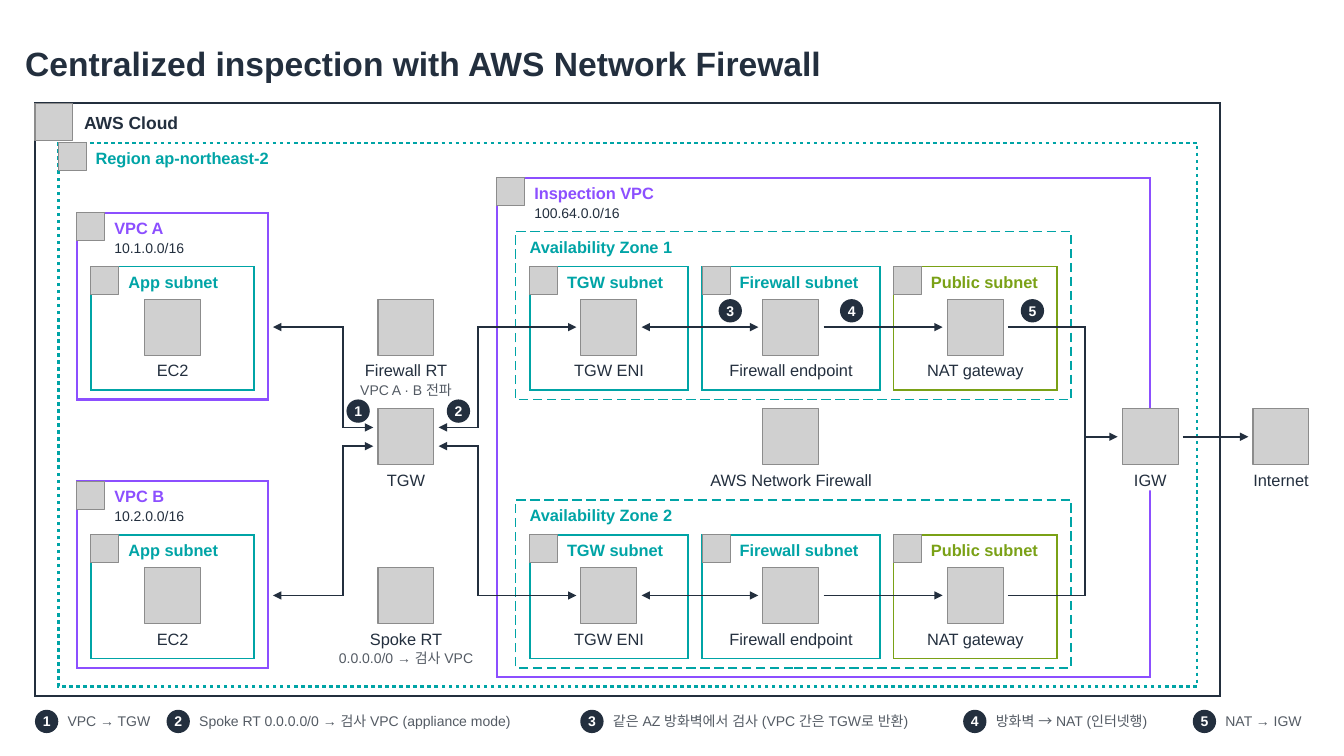
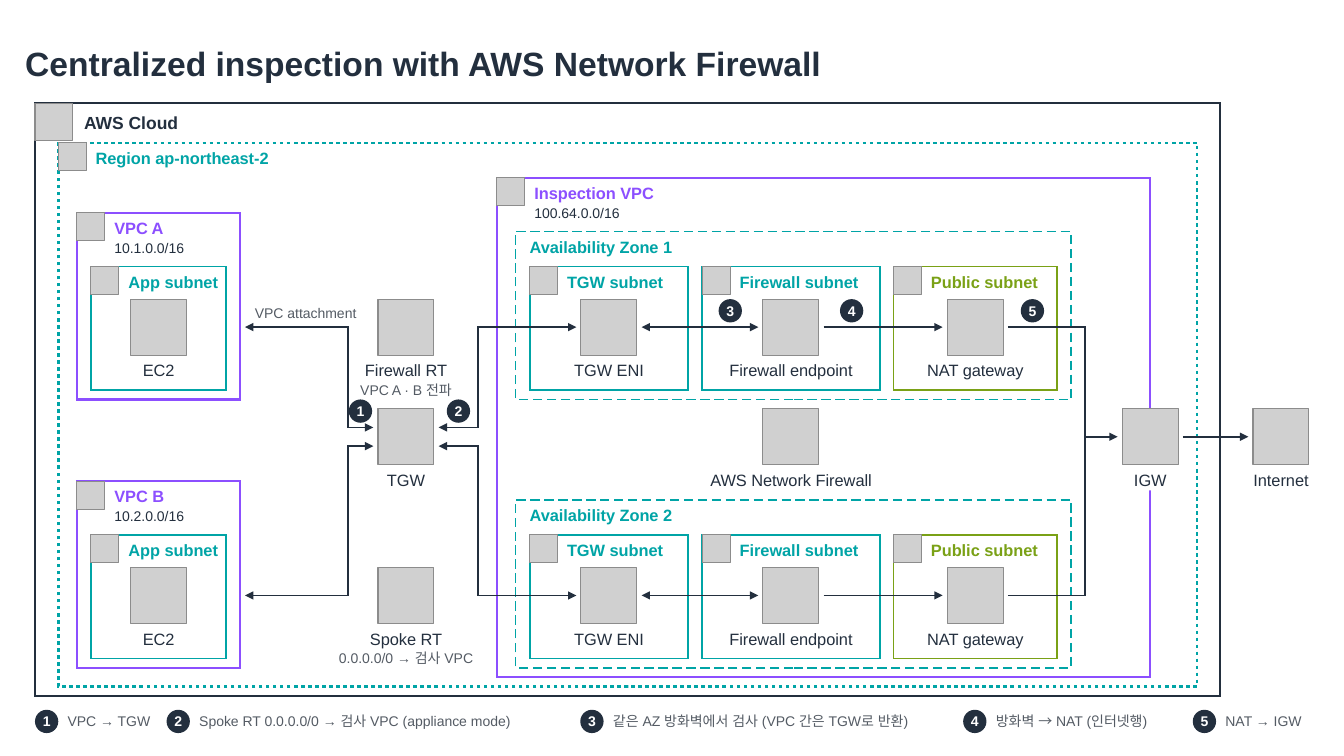
Before and after one commit to conft2k/aws-topology, a slide deck: slide 5 of docs/examples/reference-architectures.pptx. Drawn at 1344x756 pixels with LibreOffice and Linux fonts; fonts in the diff are those of the drawing; grey boxes stand for pictures. Boxes give left, top, right and bottom in pixels: in the first picture for what was removed or moved away, otherwise in the second. Text is boxed around its words. In the diff, an @@ line names an element or a change of style, - is before the commit and + after.

```diff
--- a/docs/examples/reference-architectures.pptx
+++ b/docs/examples/reference-architectures.pptx
@@ rectangle: place and size @@
-rectangle at (77, 213, 268, 399)
+rectangle at (77, 213, 240, 399)
@@ rectangle: place and size @@
-rectangle at (91, 266, 254, 390)
+rectangle at (91, 266, 226, 390)
@@ freeform shape: place and size @@
-freeform shape at (273, 328, 374, 429)
+freeform shape at (245, 328, 373, 429)
@@ text added at (255, 308, 356, 318), 10 pt, text #545B64 @@
+VPC attachment
@@ freeform shape: place and size @@
-freeform shape at (273, 447, 374, 596)
+freeform shape at (245, 447, 373, 596)
@@ rectangle: place and size @@
-rectangle at (77, 481, 268, 667)
+rectangle at (77, 481, 240, 667)
@@ rectangle: place and size @@
-rectangle at (91, 535, 254, 659)
+rectangle at (91, 535, 226, 659)
@@ 2 pictures, 2 texts: place and size @@
-2 pictures, 2 texts at (145, 299, 202, 645)
+2 pictures, 2 texts at (131, 299, 188, 645)
```
Also in this commit, not shown: 1 other slide changed, 12 other files.
